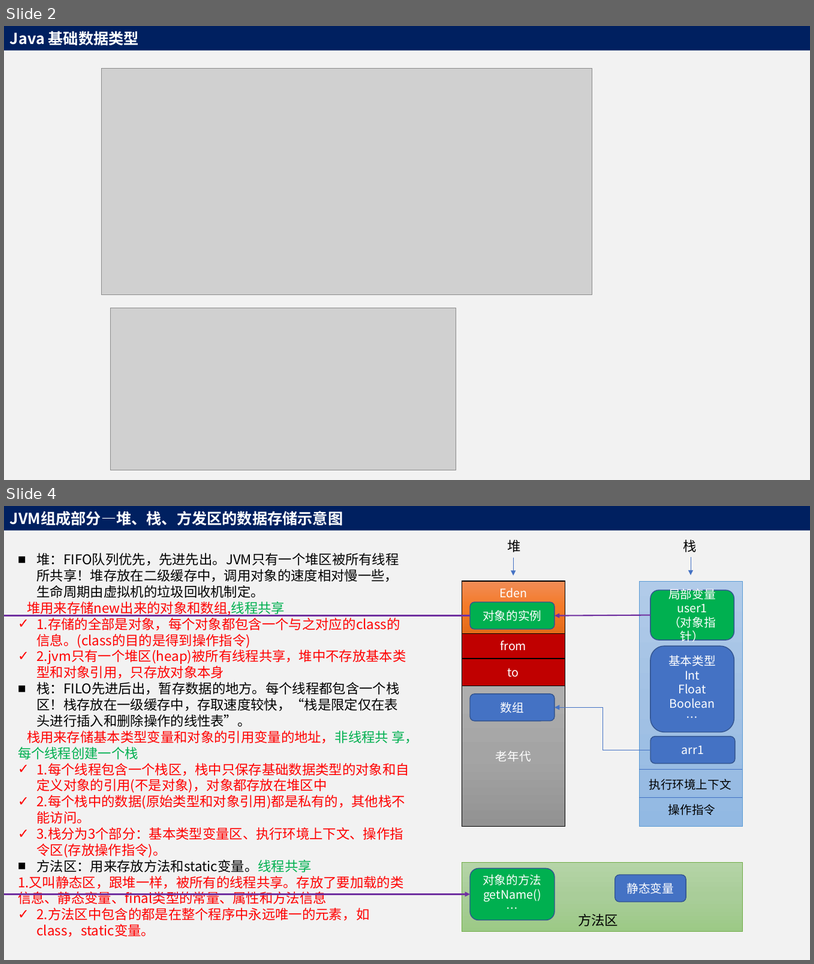
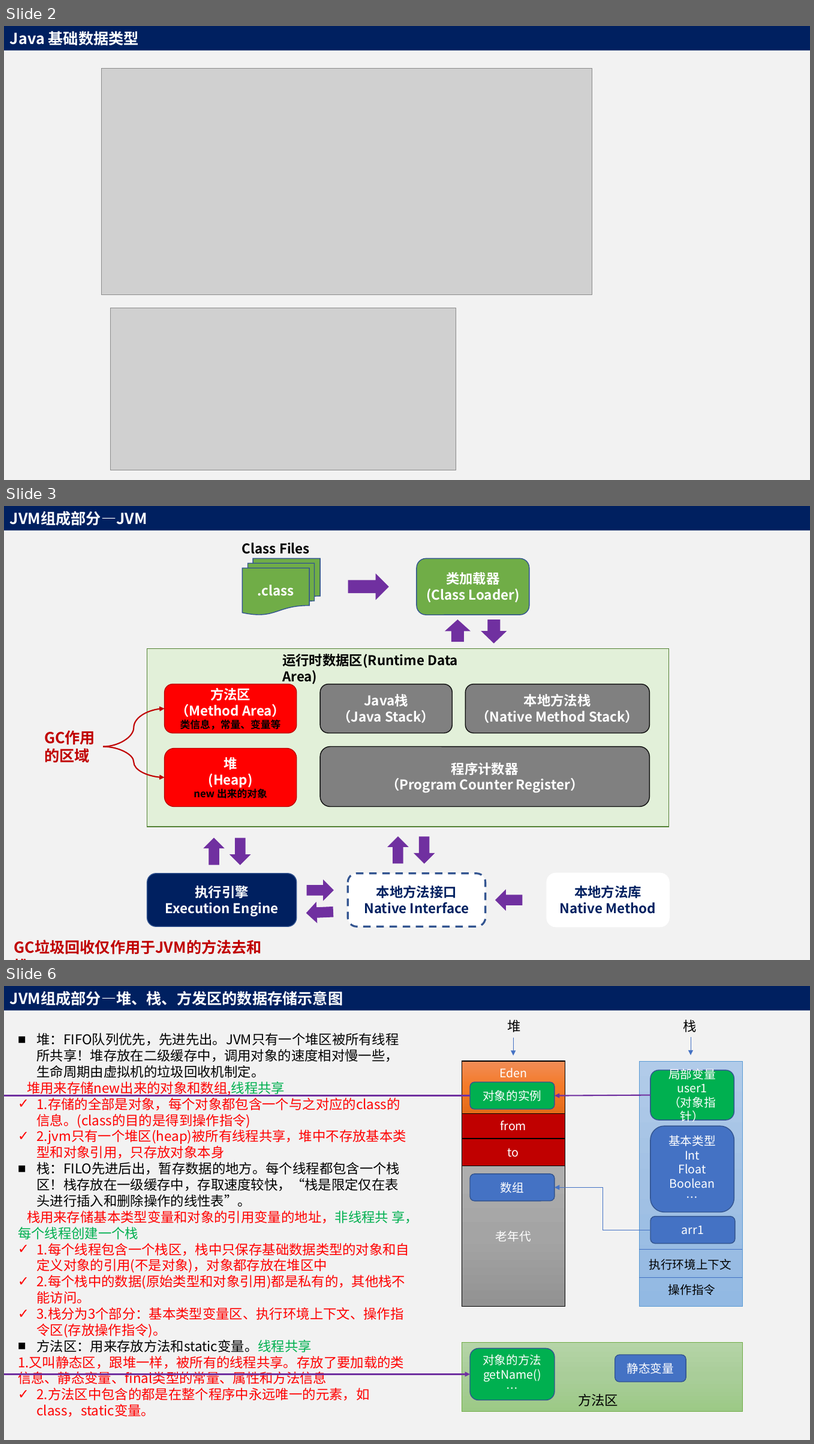
Before and after one commit to adwyxx/Node, a slide deck: Java.pptx. Shown one above the other, each under a label of ours: slides 2 and 4 before the commit, slides 2, 3 and 6 after it; the slides between them are not shown. The pictures are 814x964 and 814x1444 pixels, drawn with LibreOffice and Linux fonts; fonts in the diff are those of the drawing; grey boxes stand for pictures. Boxes give left, top, right and bottom in pixels: in the first picture for what was removed or moved away, otherwise in the second. Text is boxed around its words. In the diff, an @@ line names an element or a change of style, - is before the commit and + after.

```diff
--- a/Java.pptx
+++ b/Java.pptx
@@ slide 3 added at (4,506,810,960), background #F2F2F2 @@
@@ rectangle added at (4,506,810,530), fill #002060, 18 pt, text #FFFFFF, bold @@
+JVM组成部分—JVM
@@ group added at (44,543,669,927): 9 rounded rectangles, 8 right arrows, 3 texts, 2 curved arrows, 1 rectangle, 1 flow chart multidocument, 1 up arrow, 1 down arrow @@
+.class
+类加载器
+(Class Loader)
+运行时数据区(Runtime Data Area)
+方法区
+（Method Area）
+类信息，常量、变量等
+堆
+(Heap)
+new 出来的对象
+Java栈
+（Java Stack）
+本地方法栈
+（Native Method Stack）
+程序计数器
+（Program Counter Register）
+执行引擎
+Execution Engine
+本地方法接口
+Native Interface
+本地方法库
+Native Method
+GC作用
+的区域
+Class Files
@@ text added at (8,935,281,959), 18 pt, text #C00000, bold @@
+GC垃圾回收仅作用于JVM的方法去和堆
@@ what was slide 4 is now slide 6 @@
```
Also in this commit, not shown: 1 slide changed, 1 other slide added, 2 other files.
